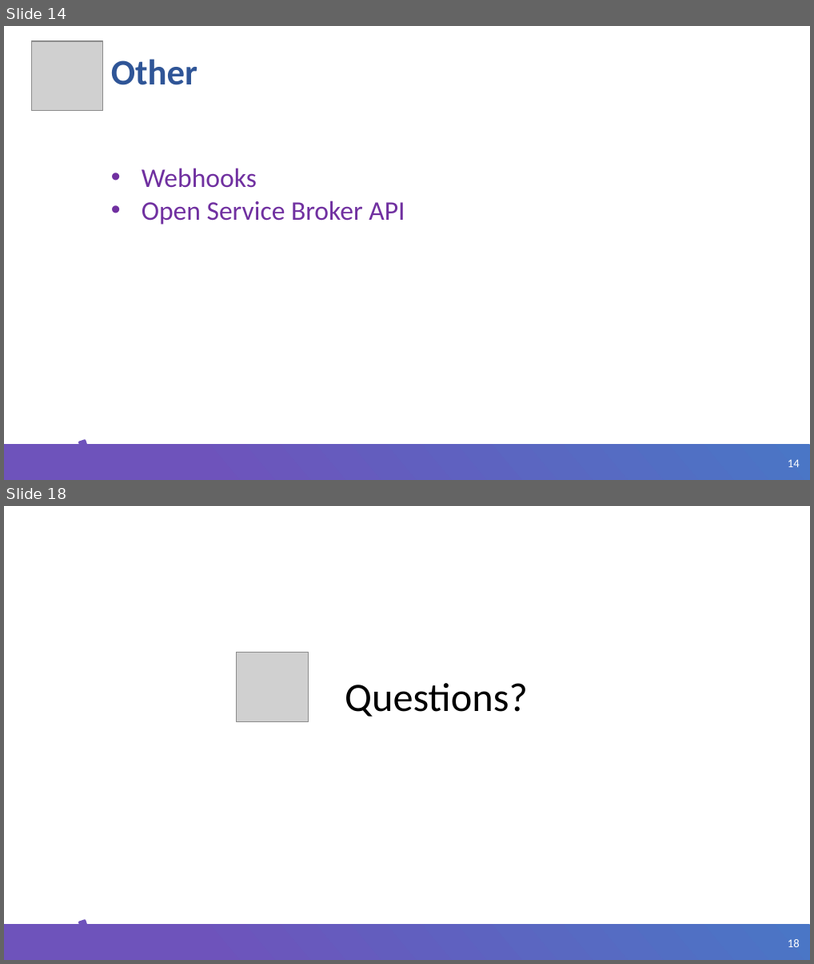
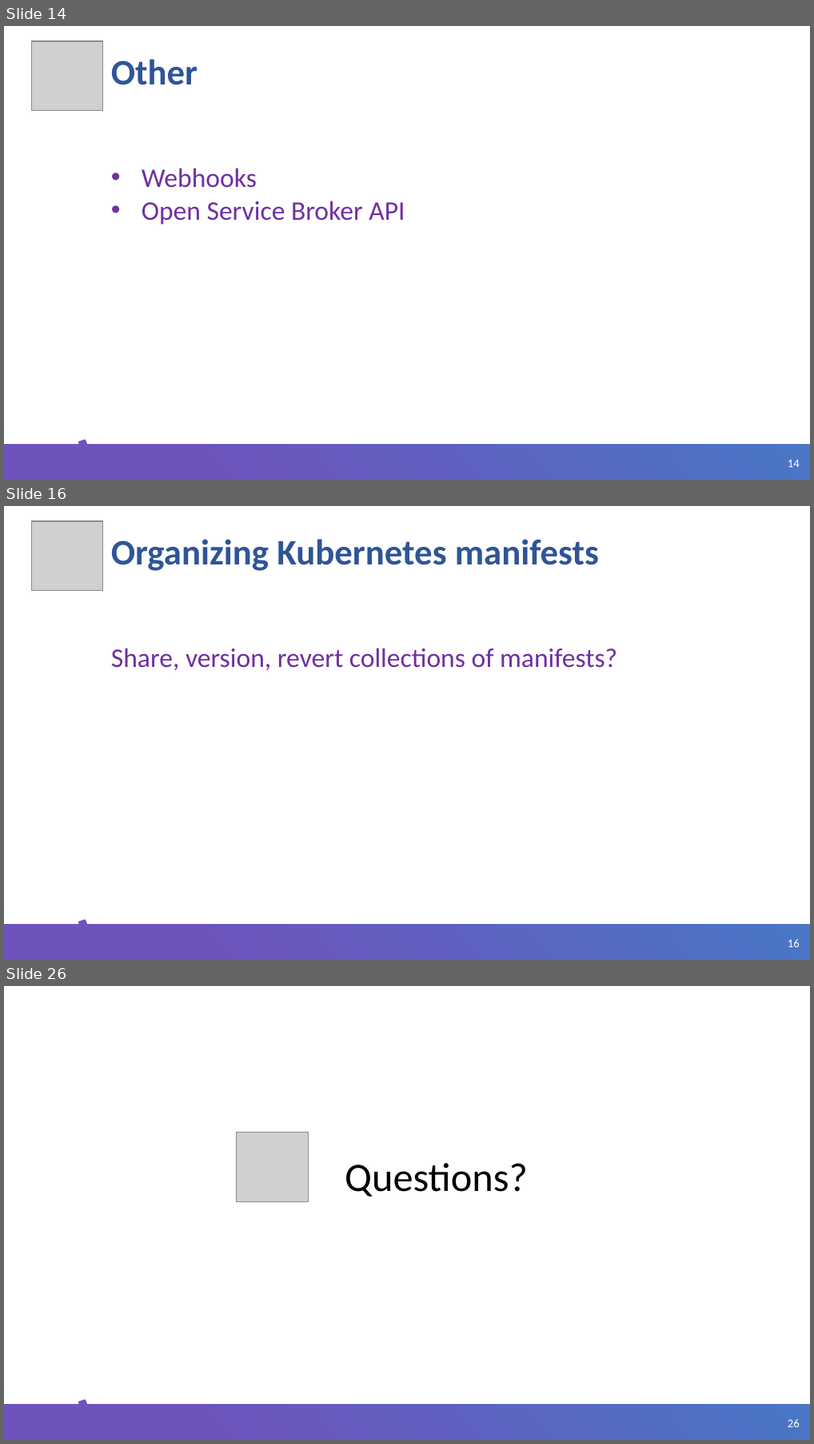
Before and after one commit to ybaryshnikova/extensions-meetup, a slide deck: Kubernetes CRD Helm.pptx. Shown one above the other, each under a label of ours: slides 14 and 18 before the commit, slides 14, 16 and 26 after it; the slides between them are not shown. The pictures are 814x964 and 814x1444 pixels, drawn with LibreOffice and Linux fonts; fonts in the diff are those of the drawing; grey boxes stand for pictures; background and template pictures are left out. Boxes give left, top, right and bottom in pixels: in the first picture for what was removed or moved away, otherwise in the second. Text is boxed around its words. In the diff, an @@ line names an element or a change of style, - is before the commit and + after.

```diff
--- a/Kubernetes CRD Helm.pptx
+++ b/Kubernetes CRD Helm.pptx
@@ slide 16 added at (4, 506, 810, 960), background #FFFFFF; not listed: 3 template elements that a slide beside it also shows @@
@@ picture added at (31, 521, 103, 591) @@
@@ title added at (111, 539, 599, 571), 32 pt, text #2F5597, bold @@
+Organizing Kubernetes manifests
@@ text added at (111, 648, 618, 670), 24 pt, text #7030A0 @@
+Share, version, revert collections of manifests?
@@ what was slide 18 is now slide 26 @@
@@ page number at (788, 1419, 800, 1427): text changed @@
-18
+26
```
Also in this commit, not shown: 2 slides changed, 8 other slides added, 1 slide removed, 21 other files.
